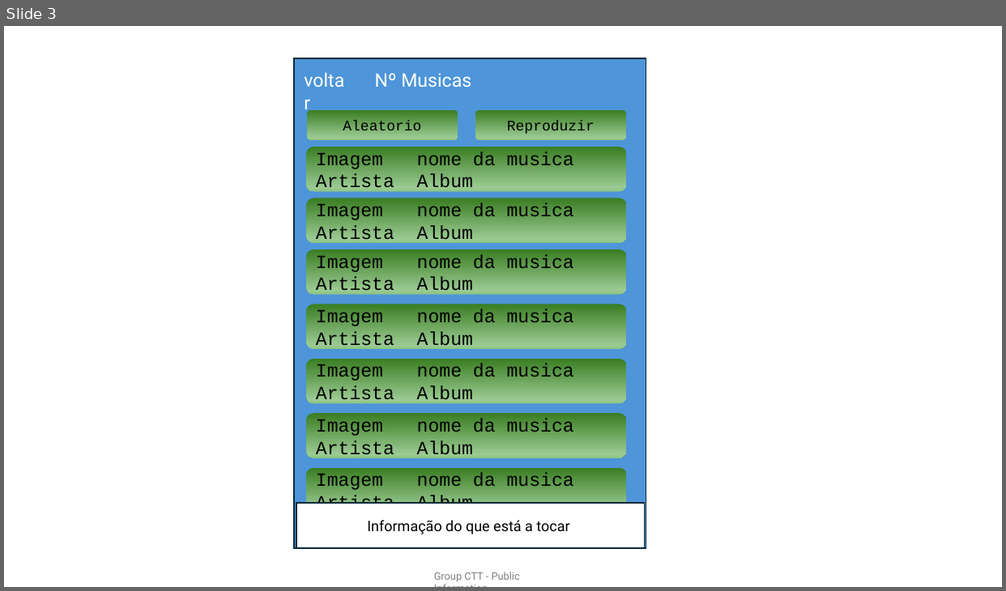
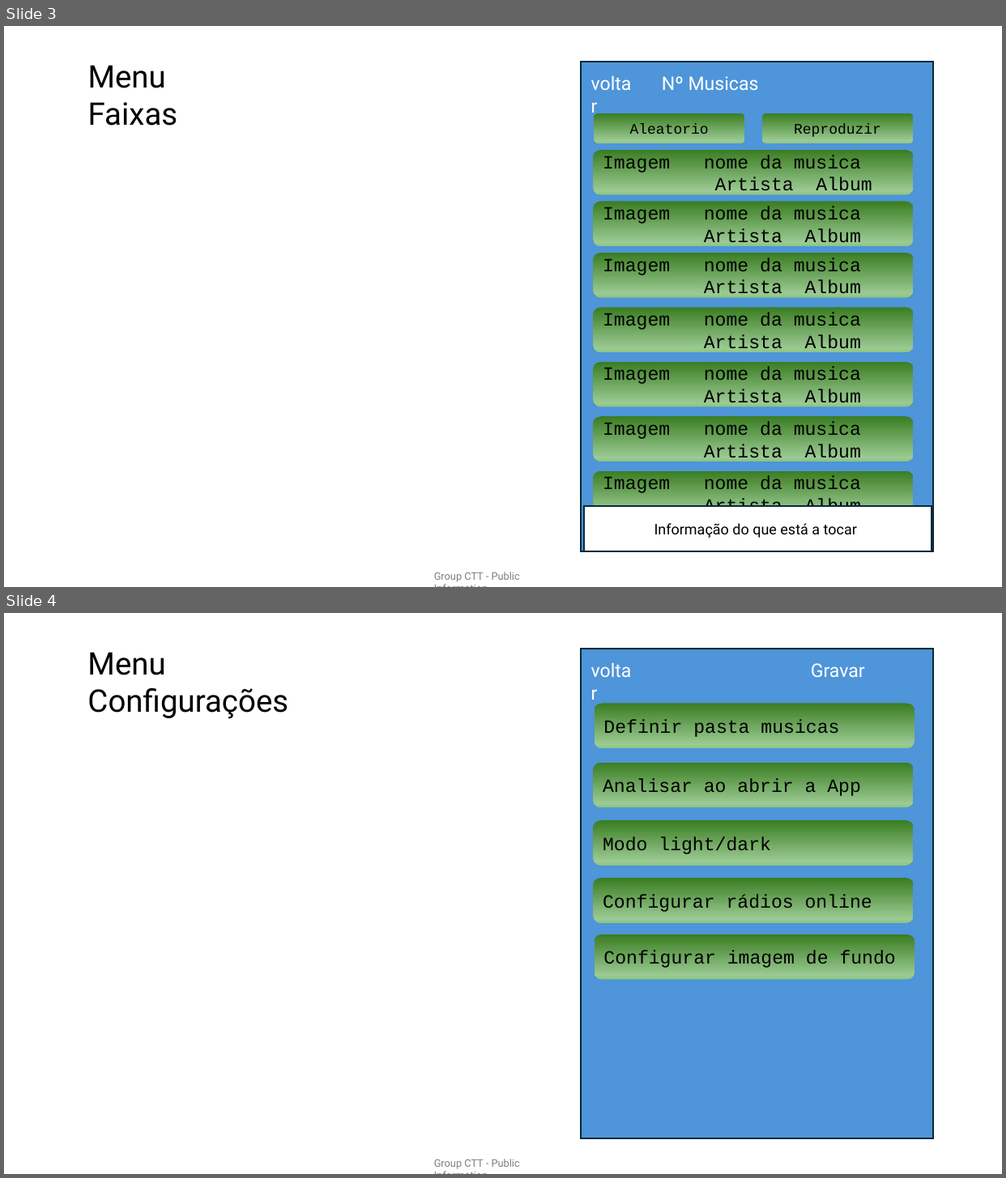
Before and after one commit to Victor-Candeias/VCCMusic, a slide deck: Documents/Layout.pptx. Shown one above the other, each under a label of ours: slide 3 before the commit, slides 3 and 4 after it. The pictures are 1006x591 and 1006x1178 pixels, drawn with LibreOffice and Linux fonts; fonts in the diff are those of the drawing. Boxes give left, top, right and bottom in pixels: in the first picture for what was removed or moved away, otherwise in the second. Text is boxed around its words. In the diff, an @@ line names an element or a change of style, - is before the commit and + after.

```diff
--- a/Documents/Layout.pptx
+++ b/Documents/Layout.pptx
@@ slide 4 added at box(4, 613, 1002, 1174), background #FFFFFF; not listed: 1 template element that a slide beside it also shows @@
@@ text added at box(87, 652, 288, 719), 30 pt, text #000000 @@
+Menu Configurações
@@ rectangle added at box(582, 649, 933, 1139), fill #4E95D9, outline #092A39 1.5 pt @@
@@ text added at box(583, 655, 645, 685), 18 pt, text #FFFFFF @@
+voltar
@@ text added at box(811, 663, 865, 677), 18 pt, text #FFFFFF @@
+Gravar
@@ rounded rectangle added at box(594, 704, 915, 748), fill gradient #3B7D23 to #9CCA94 to #8AC680, 18 pt, text #000000 @@
+Definir pasta musicas
@@ rounded rectangle added at box(593, 763, 914, 807), fill gradient #3B7D23 to #9CCA94 to #8AC680, 18 pt, text #000000 @@
+Analisar ao abrir a App
@@ rounded rectangle added at box(593, 820, 914, 865), fill gradient #3B7D23 to #9CCA94 to #8AC680, 18 pt, text #000000 @@
+Modo light/dark
@@ rounded rectangle added at box(593, 878, 914, 923), fill gradient #3B7D23 to #9CCA94 to #8AC680, 18 pt, text #000000 @@
+Configurar rádios online
@@ rounded rectangle added at box(594, 935, 915, 980), fill gradient #3B7D23 to #9CCA94 to #8AC680, 18 pt, text #000000 @@
+Configurar imagem de fundo
@@ slide 3 changed as well @@
@@ text added at box(88, 65, 178, 126), 30 pt, text #000000 @@
+Menu Faixas
@@ 9 rounded rectangles, 2 rectangles, 2 texts: place and size @@
-9 rounded rectangles, 2 rectangles, 2 texts at box(295, 58, 646, 548)
+9 rounded rectangles, 2 rectangles, 2 texts at box(582, 62, 933, 552)
```
Also in this commit, not shown: 2 other slides changed, 7 other slides added, 11 other files.
